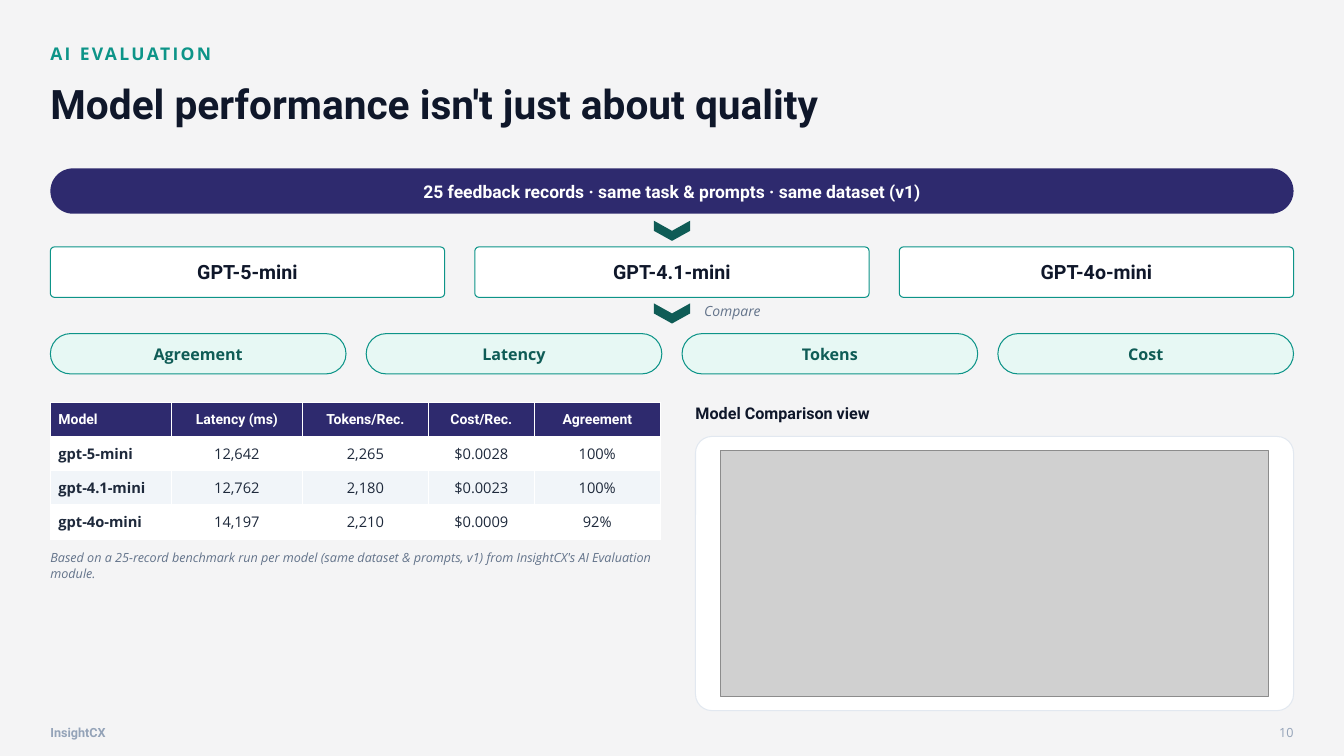
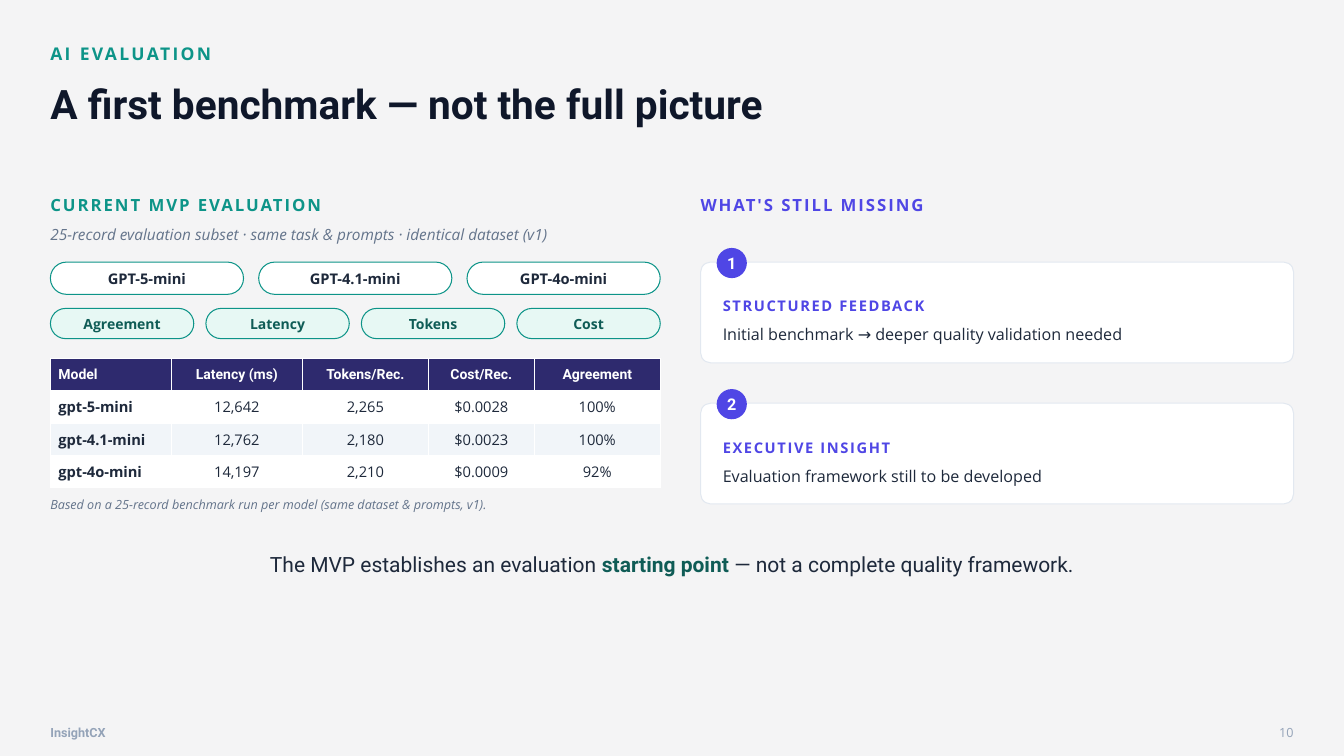
Before and after one commit to birgitt-thomsen/insight-cx, a slide deck: slide 10 of presentation/InsightCX_MVP.pptx. Drawn at 1344x756 pixels with LibreOffice and Linux fonts; fonts in the diff are those of the drawing; grey boxes stand for pictures. Boxes give left, top, right and bottom in pixels: in the first picture for what was removed or moved away, otherwise in the second. Text is boxed around its words. In the diff, an @@ line names an element or a change of style, - is before the commit and + after.

```diff
--- a/presentation/InsightCX_MVP.pptx
+++ b/presentation/InsightCX_MVP.pptx
@@ text at (50, 88, 763, 128): text changed @@
-Model performance isn't just about quality
+A first benchmark — not the full picture
@@ rounded rectangle removed at (50, 168, 1294, 214) @@
-25 feedback records · same task & prompts · same dataset (v1)
@@ text added at (764, 199, 917, 482), 12 pt, text #4F46E5, bold @@
+WHAT'S STILL MISSING
@@ text added at (50, 228, 547, 244), 11 pt, text #64748B, italic @@
+25-record evaluation subset · same task & prompts · identical dataset (v1)
@@ chevron removed at (654, 221, 691, 241) @@
@@ rounded rectangle "GPT-5-mini": place and size @@
-rounded rectangle "GPT-5-mini" at (50, 247, 445, 297)
+rounded rectangle "GPT-5-mini" at (50, 262, 244, 294)
@@ rounded rectangle "GPT-4.1-mini": place and size @@
-rounded rectangle "GPT-4.1-mini" at (475, 247, 869, 297)
+rounded rectangle "GPT-4.1-mini" at (259, 262, 453, 294)
@@ size 14 to 10.5 pt, font Roboto to Open Sans, text colour #0F172A to #1E293B; proportions changed in 3 elements at (50, 262, 244, 294), (259, 262, 453, 294), (467, 262, 660, 294) @@
@@ rounded rectangle "GPT-4o-mini": place and size @@
-rounded rectangle "GPT-4o-mini" at (899, 247, 1294, 297)
+rounded rectangle "GPT-4o-mini" at (467, 262, 660, 294)
@@ rounded rectangle added at (701, 262, 1294, 363), fill #FFFFFF, outline #E2E8F0 0.75 pt @@
@@ ellipse added at (717, 248, 747, 278), fill #4F46E5, 11.5 pt, text #FFFFFF, bold @@
+1
@@ text added at (723, 296, 1271, 317), 10.5 pt, text #4F46E5, bold @@
+STRUCTURED FEEDBACK
@@ rounded rectangle "Agreement": place and size @@
-rounded rectangle "Agreement" at (50, 334, 346, 374)
+rounded rectangle "Agreement" at (50, 309, 194, 339)
@@ rounded rectangle "Latency": place and size @@
-rounded rectangle "Latency" at (366, 334, 661, 374)
+rounded rectangle "Latency" at (206, 309, 349, 339)
@@ rounded rectangle "Tokens": place and size @@
-rounded rectangle "Tokens" at (683, 334, 978, 374)
+rounded rectangle "Tokens" at (361, 309, 504, 339)
@@ size 11.5 to 10 pt in 4 elements at (50, 309, 194, 339), (206, 309, 349, 339), (361, 309, 504, 339), (517, 309, 660, 339) @@
@@ rounded rectangle "Cost": place and size @@
-rounded rectangle "Cost" at (998, 334, 1294, 374)
+rounded rectangle "Cost" at (517, 309, 660, 339)
@@ chevron removed at (654, 303, 691, 324) @@
@@ text removed at (704, 306, 760, 320) @@
-Compare
@@ text added at (723, 327, 1122, 344), 11.5 pt, text #1E293B @@
+Initial benchmark → deeper quality validation needed
@@ table: place and size @@
-table at (50, 402, 660, 539)
+table at (50, 359, 660, 488)
@@ ellipse added at (717, 389, 747, 419), fill #4F46E5, 11.5 pt, text #FFFFFF, bold @@
+2
@@ text removed at (695, 407, 870, 423) @@
-Model Comparison view
@@ rounded rectangle: place and size @@
-rounded rectangle at (696, 437, 1294, 711)
+rounded rectangle at (701, 403, 1294, 504)
@@ rounded rectangle at (701, 403, 1294, 504): proportions changed @@
@@ text added at (723, 442, 890, 453), 10.5 pt, text #4F46E5, bold @@
+EXECUTIVE INSIGHT
@@ picture removed at (721, 451, 1268, 697) @@
@@ text added at (723, 469, 1042, 486), 11.5 pt, text #1E293B @@
+Evaluation framework still to be developed
@@ text at (50, 499, 487, 512): text changed @@
-Based on a 25-record benchmark run per model (same dataset & prompts, v1) from InsightCX's AI Evaluation module.
+Based on a 25-record benchmark run per model (same dataset & prompts, v1).
@@ text added at (270, 556, 1074, 577), 15 pt, text #1E293B @@
+The MVP establishes an evaluation starting point — not a complete quality framework.
@@ text added at (310, 556, 596, 572), 12 pt, text #0D9488, bold @@
+CURRENT MVP EVALUATION
```
Also in this commit, not shown: 8 other slides changed, 3 slides added, 3 slides removed, 1 other file.
